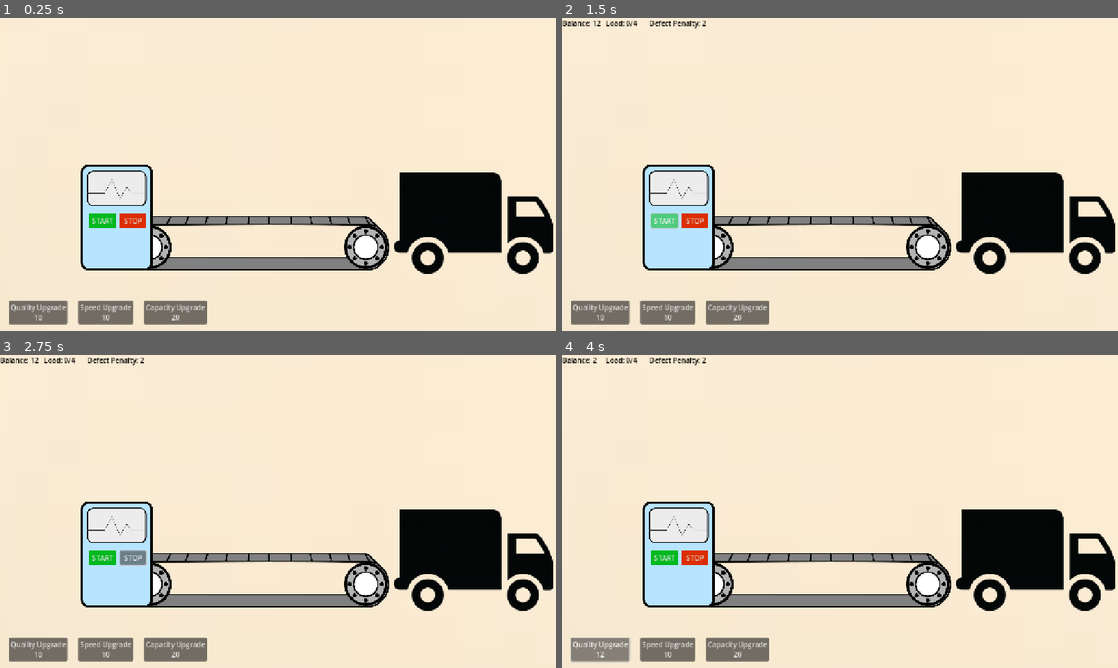
Above: before the commit, frames 1-4 (two rows, left to right).
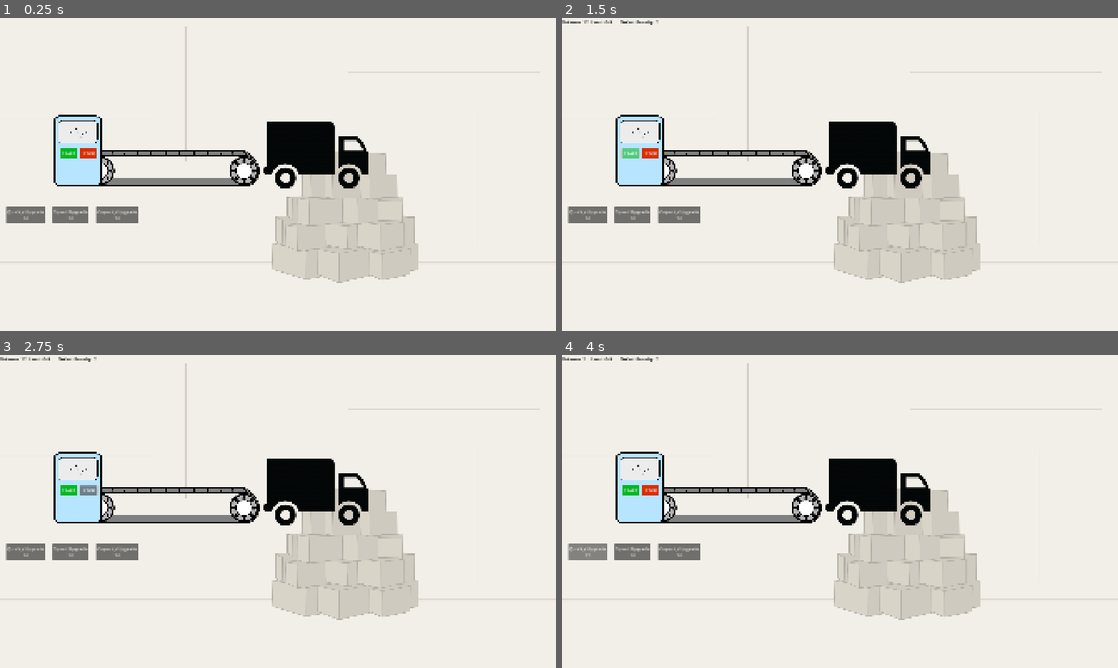
Above: after the commit, the same moments.

Repository: dkajo/supply-chain-game
Game: Godot game, scene res://Scenes/level.tscn
The game is run twice, just before and just after one commit, with the same random seed, the same clock (stepped at 60 frames per second) and the same inputs.
Inputs:
- Up to frame 1 (0.25 s): no input
- Up to frame 2 (1.5 s): click "START" at 0.5 s; click "START" at 1.25 s
- Up to frame 3 (2.75 s): click "STOP" at 2 s
- Up to frame 4 (4 s): click "Quality Upgrade 10" at 2.75 s; click "Quality Upgrade 12" at 3.5 s

The runs differ from the first frame. In frame 1, 29% of the frame differs, in the area x 0-100%, y 2-100%; in frame 2, 29%; in frame 3, 29%; in frame 4, 29%, in the area x 0-100%, y 0-100%.

Commit message:
Updated background

Diff:
--- a/Scenes/level.tscn
+++ b/Scenes/level.tscn
@@ -17,15 +17,14 @@
 anchors_preset = 15
 anchor_right = 1.0
 anchor_bottom = 1.0
-offset_left = -207.0
-offset_top = -195.0
-offset_right = 789.0
-offset_bottom = 555.0
+offset_left = -132.0
+offset_top = -57.0
+offset_right = 2068.0
+offset_bottom = 1183.0
 grow_horizontal = 2
 grow_vertical = 2
-scale = Vector2(1.78108, 1.54868)
 texture = ExtResource("1_u52ul")
-stretch_mode = 6
+stretch_mode = 2
 
 [node name="ConveyorBelt" type="Sprite2D" parent="."]
 top_level = true
--- a/project.godot
+++ b/project.godot
@@ -17,10 +17,9 @@
 
 [display]
 
-window/size/viewport_width=1280
-window/size/viewport_height=720
+window/size/viewport_width=1920
+window/size/viewport_height=1080
 window/stretch/mode="canvas_items"
-window/stretch/aspect="expand"
 
 [rendering]
 
Binary file changed: Assets/background.png
Not shown, added: background.svg
